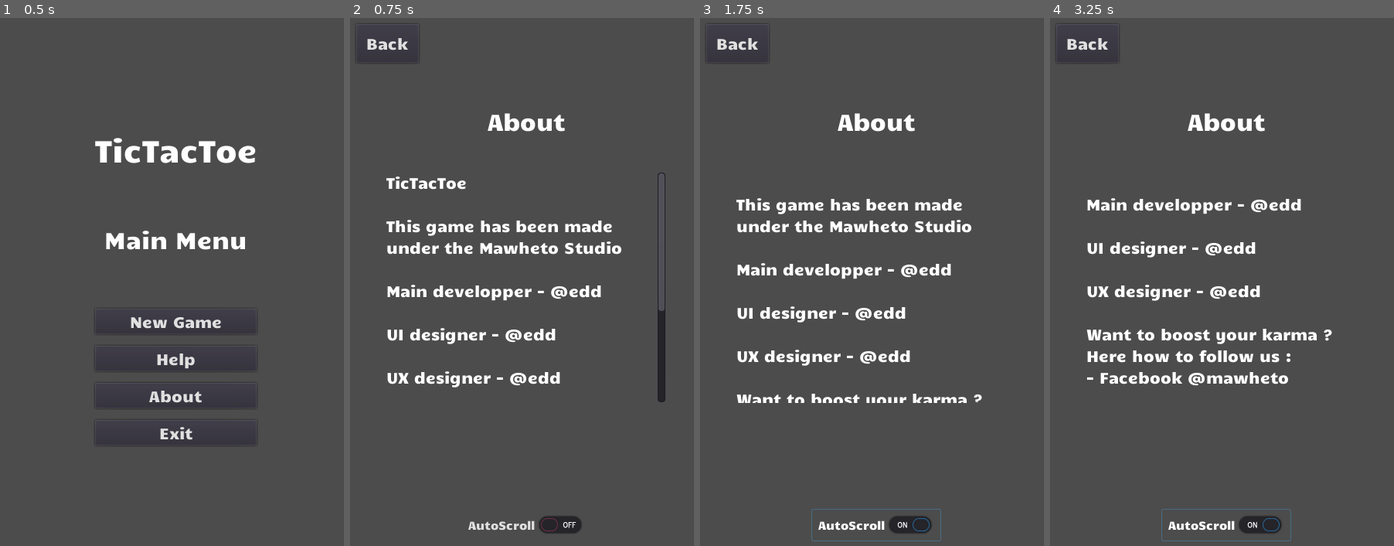
Above: before the commit, frames 1-4 (left to right).
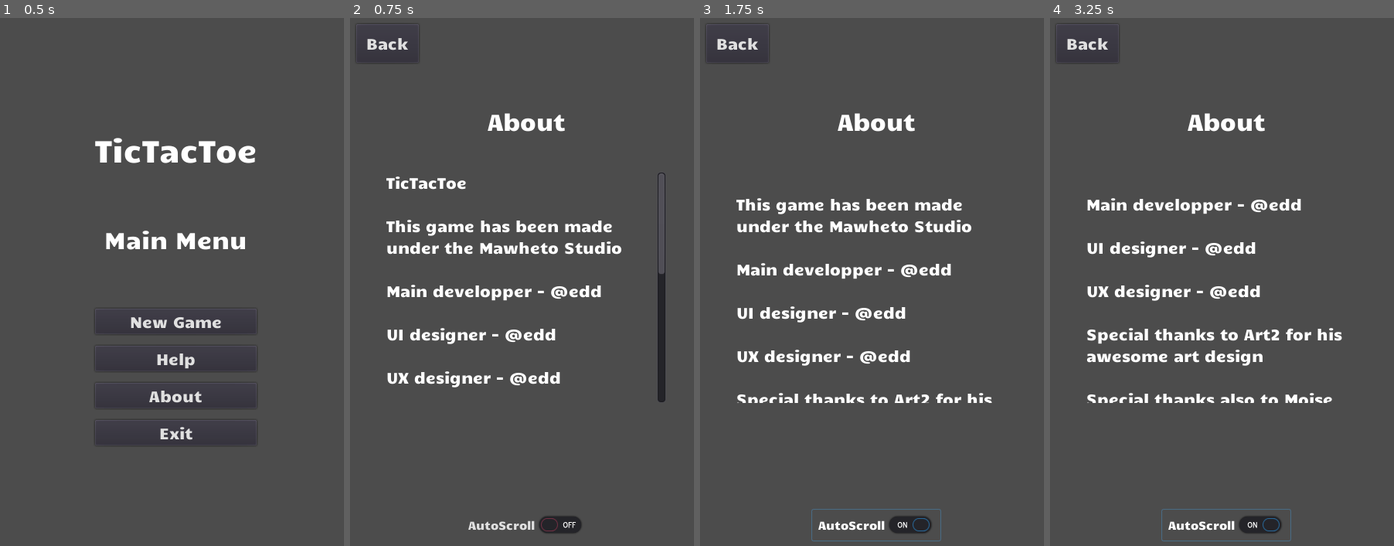
Above: after the commit, the same moments.

Repository: edd34/TicTacToe_Godot
Game: Godot game, scene res://Scenes/MainMenu.tscn
Same seed, same stepped clock (60 frames per second), same inputs: the game is played once before the commit and once after it.
Inputs:
- Up to frame 1 (0.5 s): no input
- Up to frame 2 (0.75 s): click "About" at 0.5 s
- Up to frame 3 (1.75 s): click "AutoScroll" at 1.25 s
- Up to frame 4 (3.25 s): click "AutoScroll" at 2 s; click "AutoScroll" at 2.75 s

Frame 1 is identical in both runs. In frame 2, 0.1% of the frame differs, in the area x 89-92%, y 48-56%; in frame 3, 0.7%; in frame 4, 2.9%, in the area x 10-85%, y 58-73%.

Commit message:
add credit to Art2, Mouz1000 and Moise

Diff:
--- a/Scenes/About.tscn
+++ b/Scenes/About.tscn
@@ -36,7 +36,7 @@
 font_data = ExtResource( 1 )
 _sections_unfolded = [ "Font", "Settings" ]
 
-[node name="Node" type="Node"]
+[node name="Node" type="Node" index="0"]
 
 [node name="Header" type="Container" parent="." index="0"]
 
@@ -165,6 +165,10 @@
 
 UX designer - @edd
 
+Special thanks to Art2 for his awesome art design
+
+Special thanks also to Moise and Mouz1000 for their support and feedbacks
+
 Want to boost your karma ? Here how to follow us :
 - Facebook @mawheto
 
@@ -183,6 +187,10 @@
 
 UX designer - @edd
 
+Special thanks to Art2 for his awesome art design
+
+Special thanks also to Moise and Mouz1000 for their support and feedbacks
+
 Want to boost your karma ? Here how to follow us :
 - Facebook @mawheto
 
@@ -192,7 +200,6 @@
 selection_enabled = false
 override_selected_font_color = false
 script = ExtResource( 3 )
-_sections_unfolded = [ "BBCode", "Focus", "Hint", "Mouse", "Rect", "Size Flags", "Visibility", "custom_fonts", "custom_styles" ]
 
 [node name="Footer" type="Container" parent="." index="2"]
 
